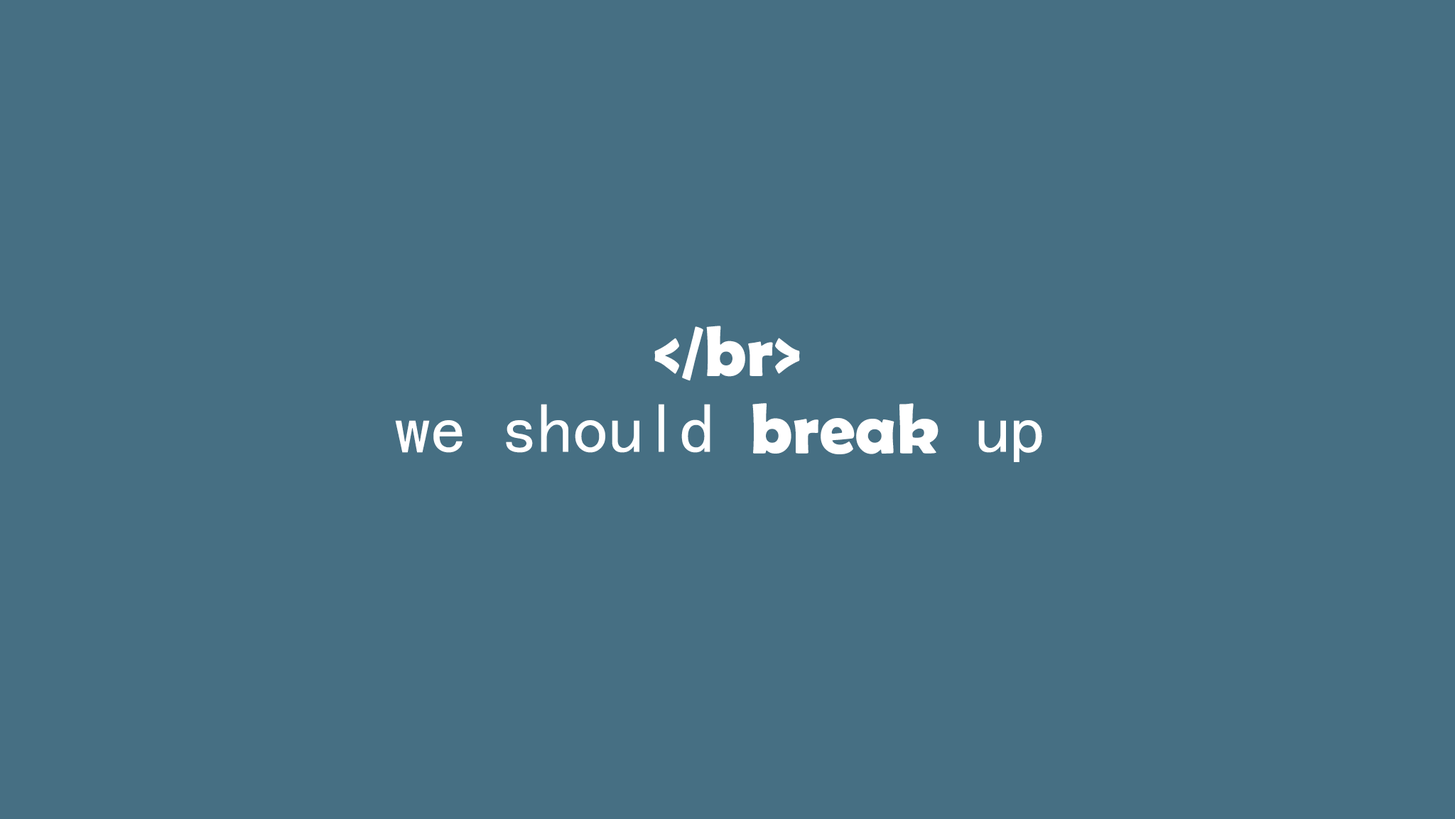
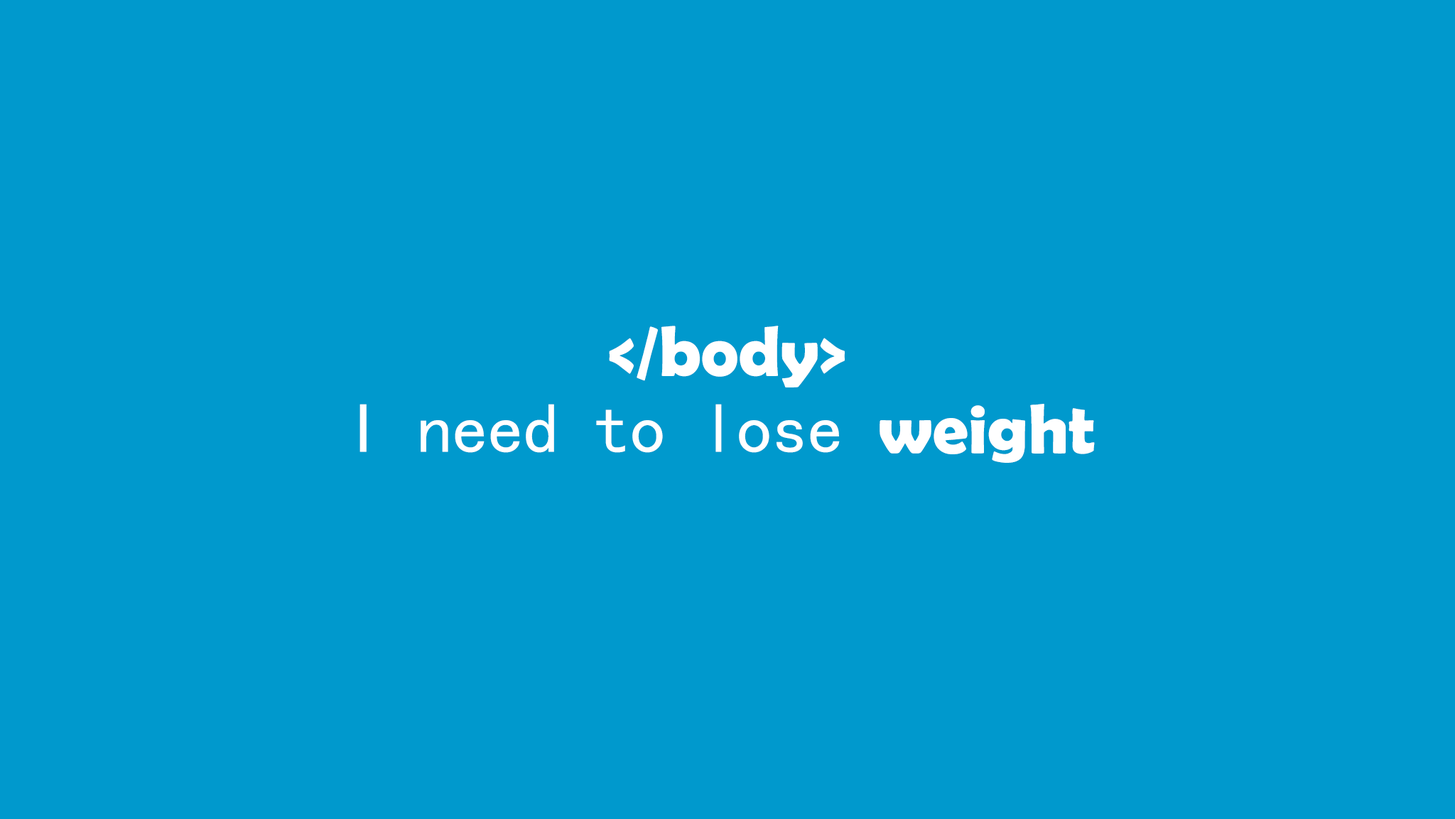
Comparing the layer stacks of the two 1455 x 819 images. Changes:
renamed "we should break up" to "I need to lose weight", painted on it over [359, 402, 1096, 463]
renamed "</br>" to "</body>", painted on it over [608, 325, 845, 388]
painted on "图层 1" over [0, 0, 1455, 819]
